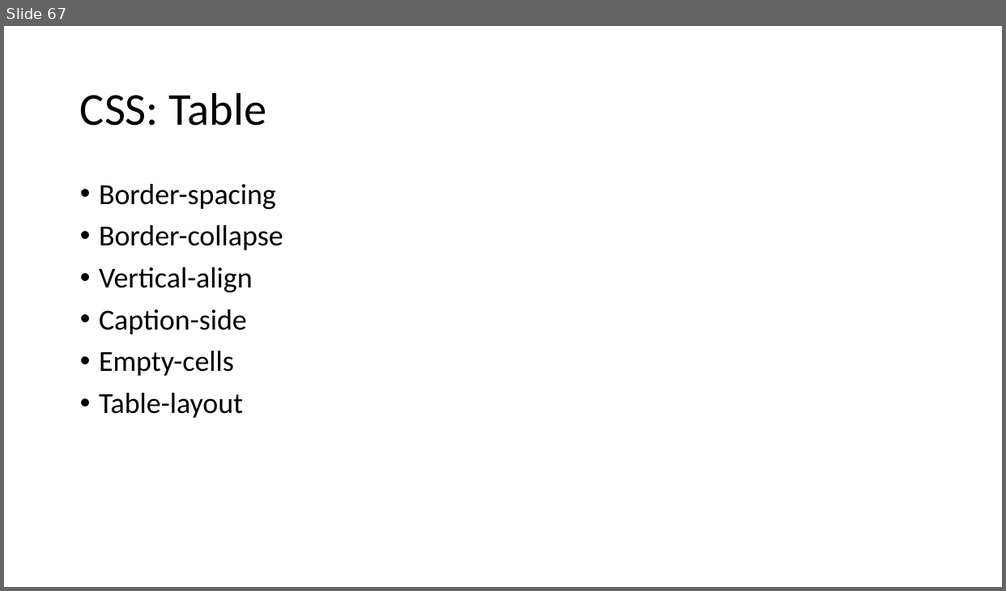
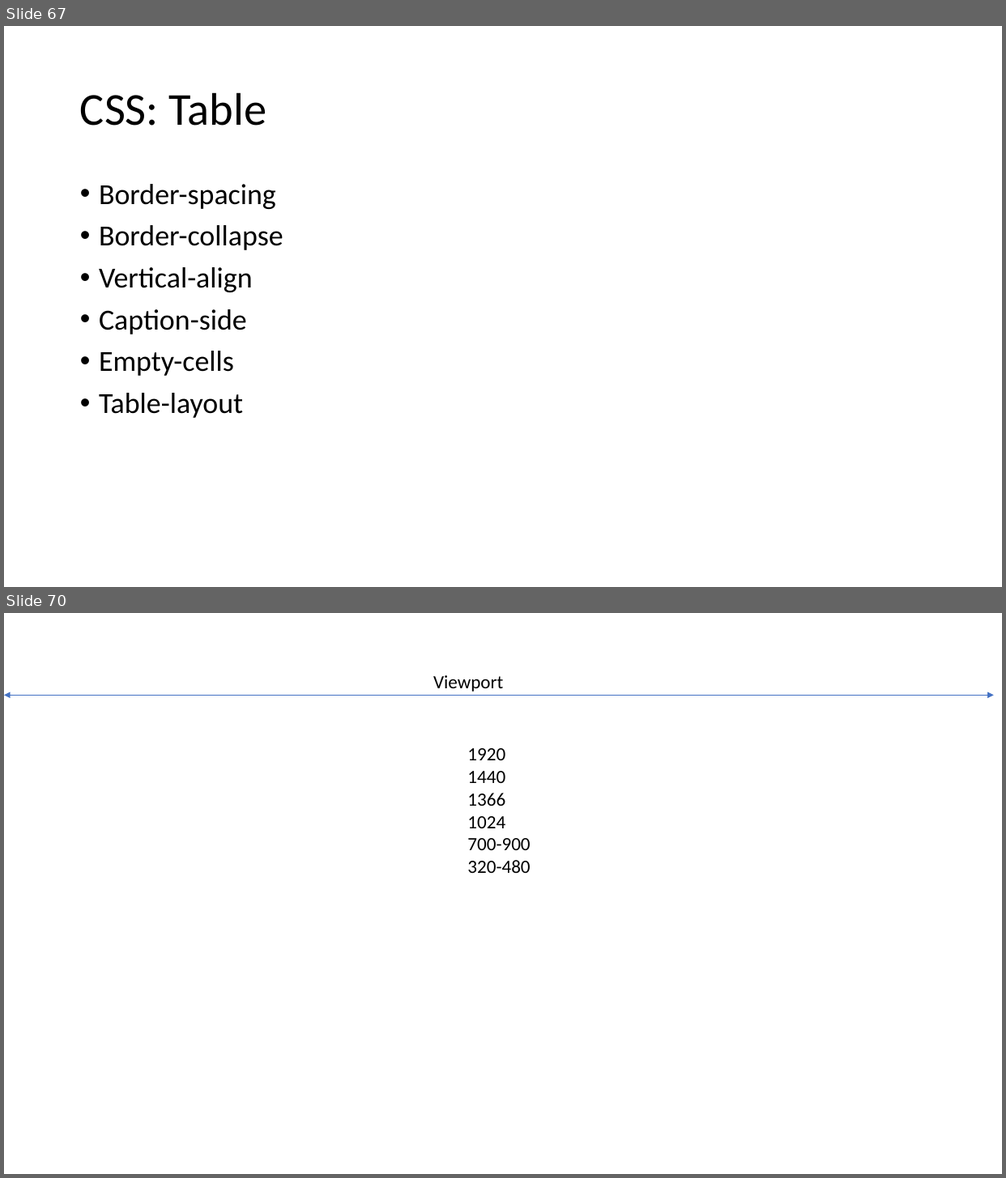
Before and after one commit to PiyushChaturvedii/Batch04, a slide deck: CSS.pptx. Shown one above the other, each under a label of ours: slide 67 before the commit, slides 67 and 70 after it; the slides between them are not shown. The pictures are 1006x591 and 1006x1178 pixels, drawn with LibreOffice and Linux fonts; fonts in the diff are those of the drawing. Boxes give left, top, right and bottom in pixels: in the first picture for what was removed or moved away, otherwise in the second. Text is boxed around its words. In the diff, an @@ line names an element or a change of style, - is before the commit and + after.

```diff
--- a/CSS.pptx
+++ b/CSS.pptx
@@ slide 70 added at (x1=4, y1=613, x2=1002, y2=1174), background #FFFFFF @@
@@ text added at (x1=433, y1=675, x2=503, y2=692), 18 pt, text #000000 @@
+Viewport
@@ double arrow added from (4, 696) to (994, 696), #4472C4 0.5 pt @@
@@ text added at (x1=467, y1=748, x2=530, y2=873), 18 pt, text #000000 @@
+1920
+1440
+1366
+1024
+700-900
+320-480
```
Also in this commit, not shown: 5 other slides added, 2 other files.
